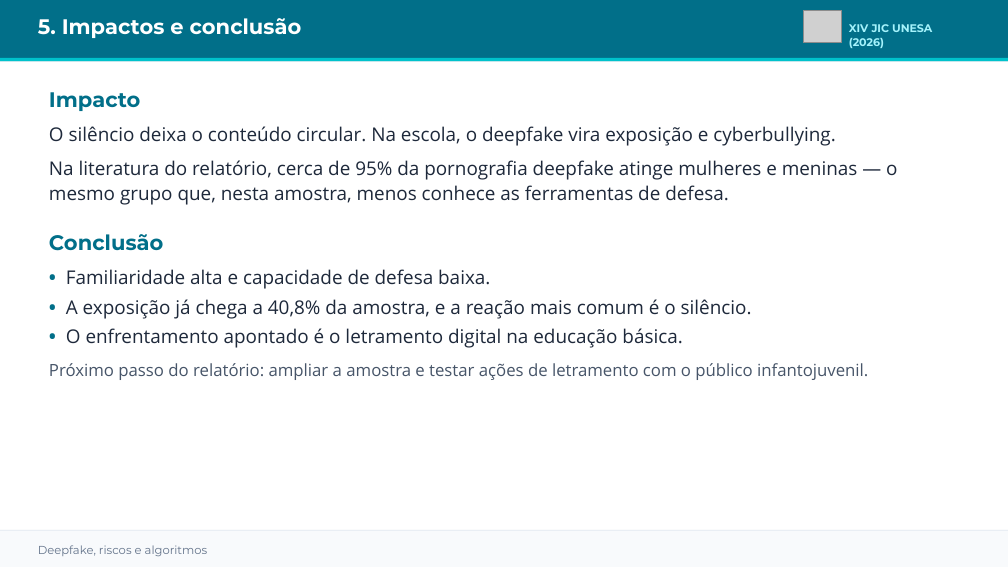
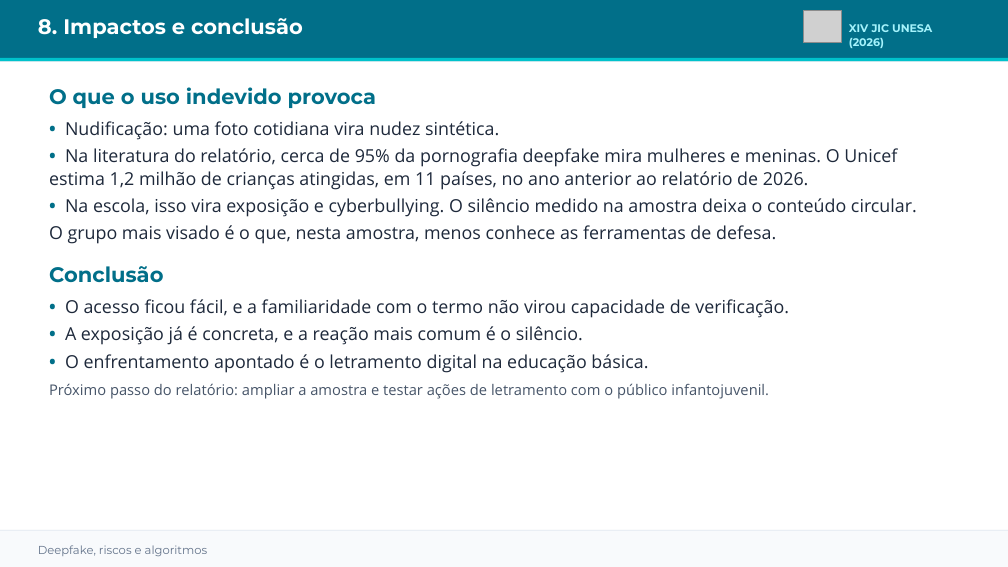
Before and after one commit to matiasmov/matiasmov, a slide deck: slide 9 of apresentacao/JIC_2026_Lucas_Matias_Deepfake.pptx (slide 6 before the commit). Drawn at 1008x567 pixels with LibreOffice and Linux fonts; fonts in the diff are those of the drawing; grey boxes stand for pictures. Boxes give left, top, right and bottom in pixels: in the first picture for what was removed or moved away, otherwise in the second. Text is boxed around its words. In the diff, an @@ line names an element or a change of style, - is before the commit and + after.

```diff
--- a/apresentacao/JIC_2026_Lucas_Matias_Deepfake.pptx
+++ b/apresentacao/JIC_2026_Lucas_Matias_Deepfake.pptx
@@ text at bbox=[38, 18, 303, 38]: text changed @@
-5. Impactos e conclusão
+8. Impactos e conclusão
@@ text at bbox=[49, 87, 917, 244]: text changed; size 18 to 17 pt @@
-Impacto
-O silêncio deixa o conteúdo circular. Na escola, o deepfake vira exposição e cyberbullying.
-Na literatura do relatório, cerca de 95% da pornografia deepfake atinge mulheres e meninas — o mesmo grupo que, nesta amostra, menos conhece as ferramentas de defesa.
+O que o uso indevido provoca
+• Nudificação: uma foto cotidiana vira nudez sintética.
+• Na literatura do relatório, cerca de 95% da pornografia deepfake mira mulheres e meninas. O Unicef estima 1,2 milhão de crianças atingidas, em 11 países, no ano anterior ao relatório de 2026.
+• Na escola, isso vira exposição e cyberbullying. O silêncio medido na amostra deixa o conteúdo circular.
+O grupo mais visado é o que, nesta amostra, menos conhece as ferramentas de defesa.
@@ text at bbox=[49, 266, 769, 399]: size 18 to 17 pt in "• O enfrentamento apontado é o letramento ..."; size 16 to 14 pt in "Próximo passo do relatório: ampliar a amostra ..."; line spacing 26pt to 24pt; less space between paragraphs; line spacing 23pt to 22pt; line spacing 21pt to 18pt @@
@@ text at bbox=[65, 299, 789, 345]: text changed; size 18 to 17 pt @@
-• Familiaridade alta e capacidade de defesa baixa.
-• A exposição já chega a 40,8% da amostra, e a reação mais comum é o silêncio.
+• O acesso ficou fácil, e a familiaridade com o termo não virou capacidade de verificação.
+• A exposição já é concreta, e a reação mais comum é o silêncio.
```
Also in this commit, not shown: 4 other slides changed, 3 slides added.
